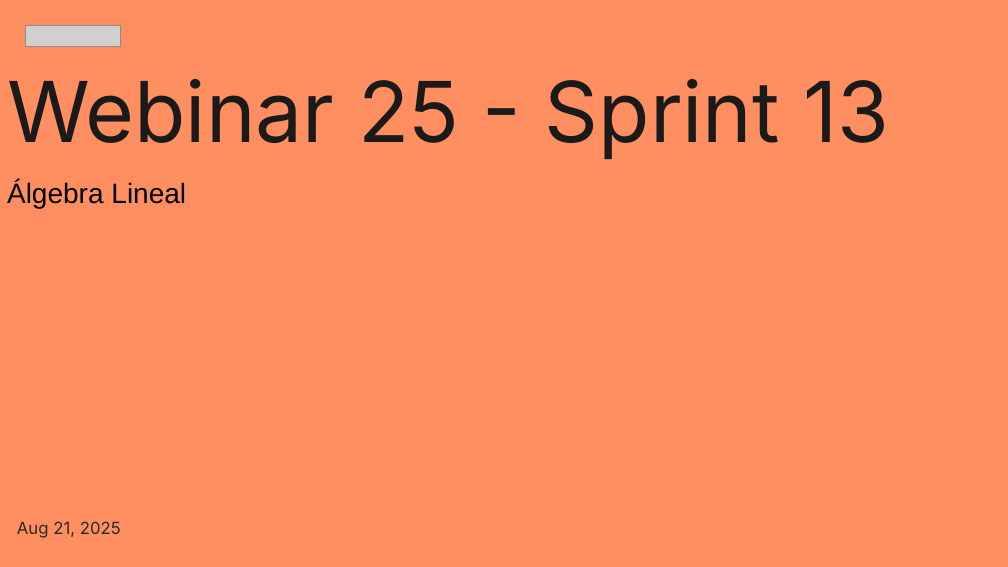
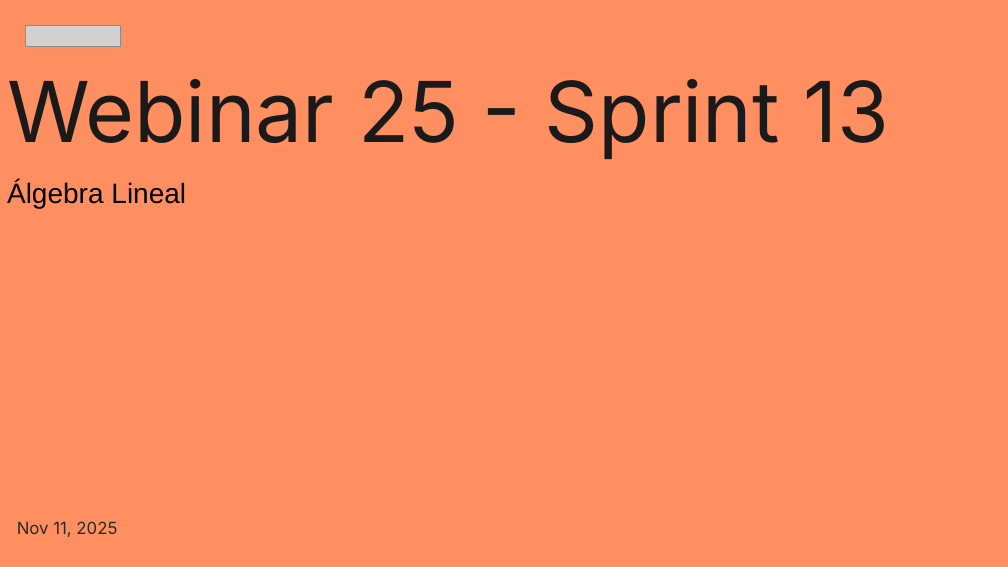
Before and after one commit to zyntonyson/bootcamp_ds_da, a slide deck: slide 1 of 13-ds-algebra-lineal/25-AL.pptx. Drawn at 1008x567 pixels with LibreOffice and Linux fonts; fonts in the diff are those of the drawing; grey boxes stand for pictures. Boxes give left, top, right and bottom in pixels: in the first picture for what was removed or moved away, otherwise in the second. Text is boxed around its words. In the diff, an @@ line names an element or a change of style, - is before the commit and + after.

```diff
--- a/13-ds-algebra-lineal/25-AL.pptx
+++ b/13-ds-algebra-lineal/25-AL.pptx
@@ subtitle at [17, 521, 117, 537]: text changed @@
-Aug 21, 2025
+Nov 11, 2025
```
Also in this commit, not shown: 1 other slide changed, 4 slides added, 2 other files.
